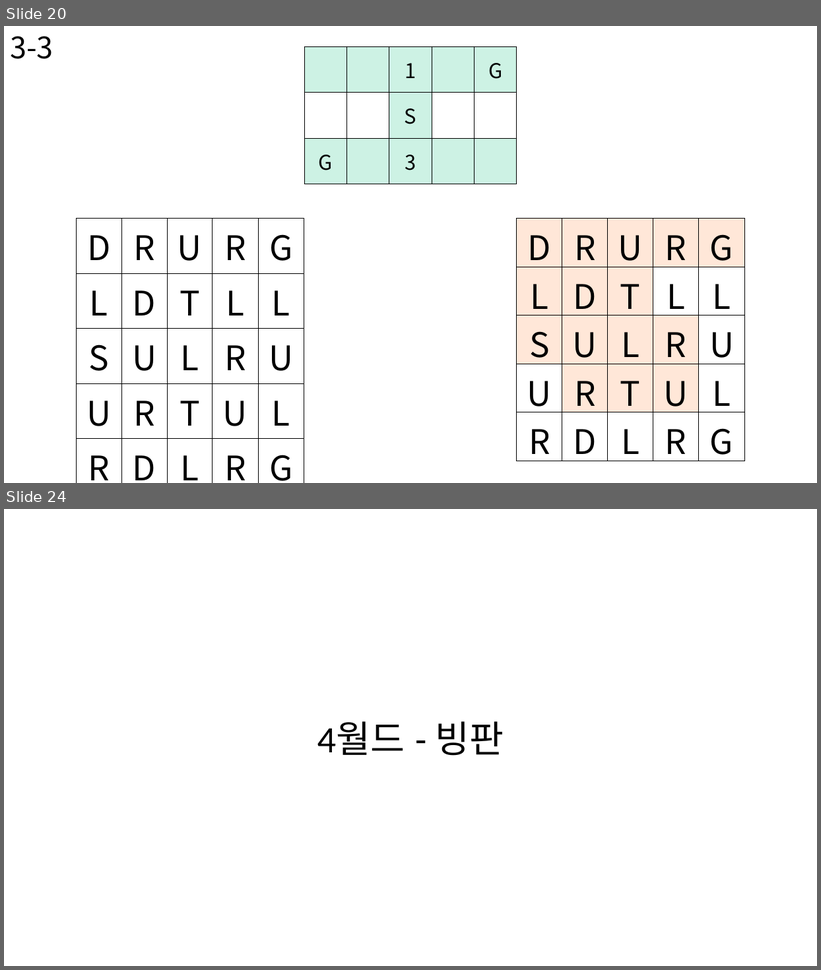
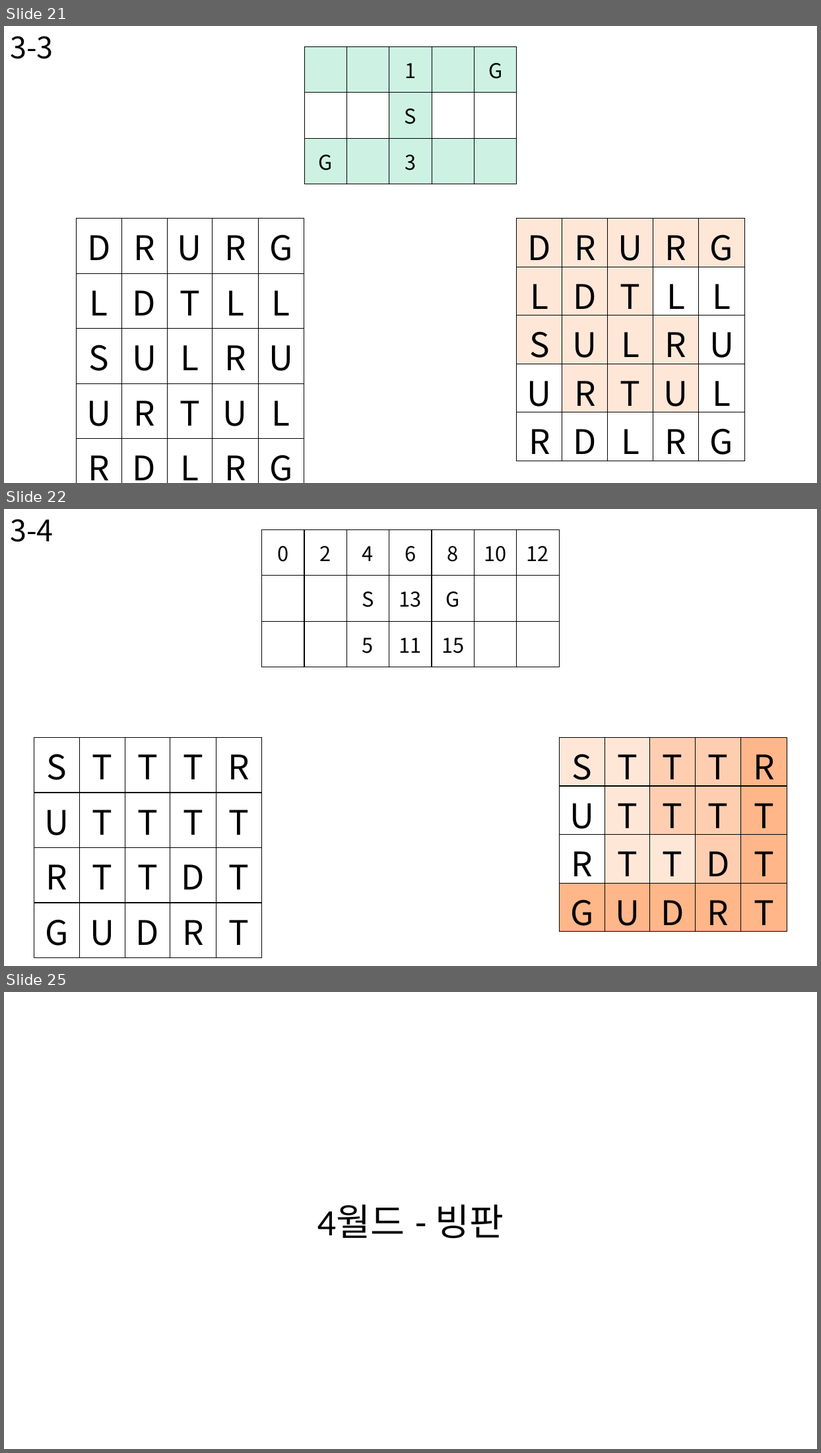
Before and after one commit to BSF0124/Brain-Control, a slide deck: etc/레벨디자인.pptx. Shown one above the other, each under a label of ours: slides 20 and 24 before the commit, slides 21, 22 and 25 after it; the slides between them are not shown. The pictures are 821x970 and 821x1453 pixels, drawn with LibreOffice and Linux fonts; fonts in the diff are those of the drawing. Boxes give left, top, right and bottom in pixels: in the first picture for what was removed or moved away, otherwise in the second. Text is boxed around its words. In the diff, an @@ line names an element or a change of style, - is before the commit and + after.

```diff
--- a/etc/레벨디자인.pptx
+++ b/etc/레벨디자인.pptx
@@ slide 22 added at bbox=[4, 509, 817, 966], background #FFFFFF @@
@@ text added at bbox=[10, 519, 53, 542], 35 pt, text #000000 @@
+3-4
@@ table added at bbox=[262, 529, 561, 667], 3 rows, 7 columns @@
+0 | 2 | 4 | 6 | 8 | 10 | 12
+ |  | S | 13 | G |  | 
+ |  | 5 | 11 | 15 |  | 
@@ table added at bbox=[34, 738, 261, 949], 4 rows, 5 columns @@
+S | T | T | T | R
+U | T | T | T | T
+R | T | T | D | T
+G | U | D | R | T
@@ table added at bbox=[560, 738, 787, 937], 4 rows, 5 columns @@
+S | T | T | T | R
+U | T | T | T | T
+R | T | T | D | T
+G | U | D | R | T
@@ what was slide 20 is now slide 21 @@
@@ what was slide 24 is now slide 25 @@
```
Also in this commit, not shown: 1 slide changed, 2 other slides added, 2 slides removed, 9 other files.
